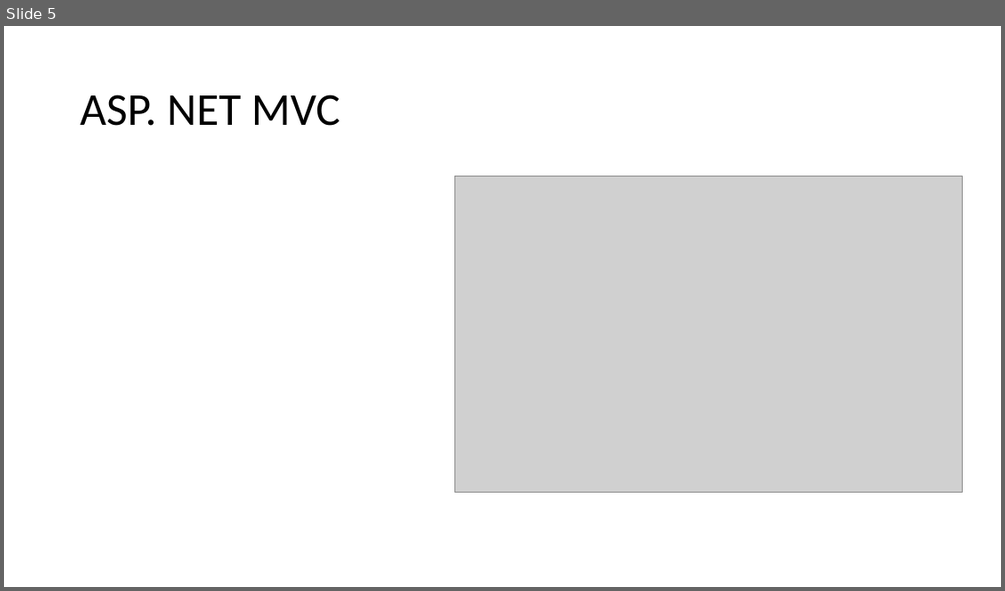
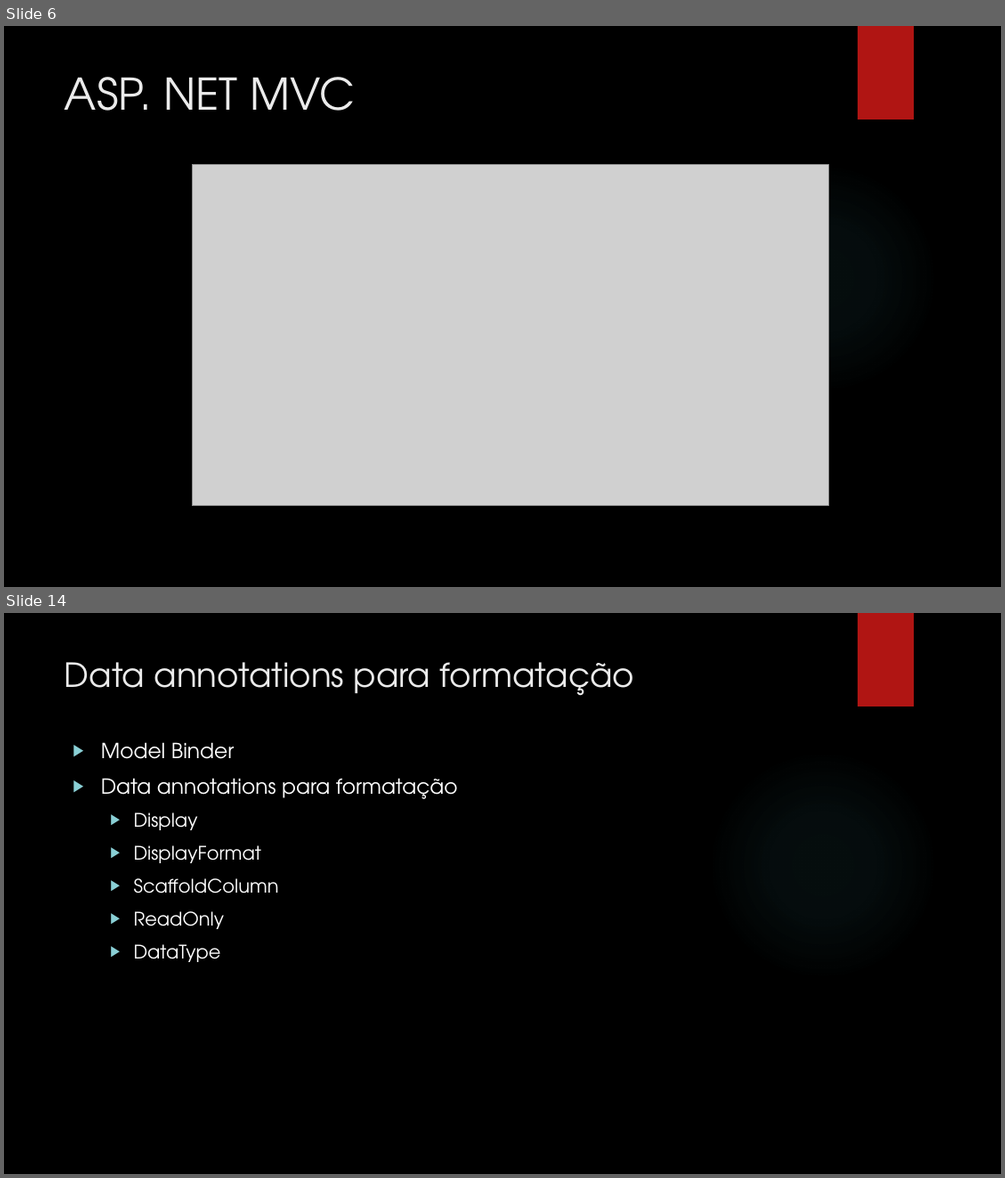
Before and after one commit to leolana/AspnetMvcLab, a slide deck: Presentation/AspNetMvc.pptx. Shown one above the other, each under a label of ours: slide 5 before the commit, slides 6 and 14 after it; the slides between them are not shown. The pictures are 1005x591 and 1005x1178 pixels, drawn with LibreOffice and Linux fonts; fonts in the diff are those of the drawing; grey boxes stand for pictures; background and template pictures are left out. Boxes give left, top, right and bottom in pixels: in the first picture for what was removed or moved away, otherwise in the second. Text is boxed around its words. In the diff, an @@ line names an element or a change of style, - is before the commit and + after.

```diff
--- a/Presentation/AspNetMvc.pptx
+++ b/Presentation/AspNetMvc.pptx
@@ slide 14 added at <box>4,613,1001,1174</box>, background picture (left out); not listed: 2 template elements that a slide beside it also shows @@
@@ title added at <box>65,662,635,696</box>, 32 pt, text #EBEBEB @@
+Data annotations para formatação
@@ text added at <box>101,742,458,962</box>, 18 pt, text #FFFFFF @@
+▶ Model Binder
+▶ Data annotations para formatação
+  ▶ Display
+  ▶ DisplayFormat
+  ▶ ScaffoldColumn
+  ▶ ReadOnly
+  ▶ DataType
@@ what was slide 5 is now slide 6 @@
@@ slide 6 changed as well @@
@@ background #FFFFFF to picture (left out) @@
@@ rectangle added at <box>858,26,914,119</box>, fill #B01513 @@
@@ title "ASP. NET MVC": place and size @@
-title "ASP. NET MVC" at <box>80,95,340,126</box>
+title "ASP. NET MVC" at <box>65,77,355,111</box>
@@ title "ASP. NET MVC" at <box>65,77,355,111</box>: size 44 to 42 pt, font Calibri to TeX Gyre Adventor, text colour #000000 to #EBEBEB; line spacing 0.9 to 1; vertical alignment middle to top @@
@@ picture: place and size @@
-picture at <box>455,176,963,491</box>
+picture at <box>192,164,828,506</box>
@@ ellipse added at <box>708,163,938,394</box>, fill gradient #50B9C1 @@
```
Also in this commit, not shown: 10 other slides changed, 11 other slides added, 6 slides removed.
